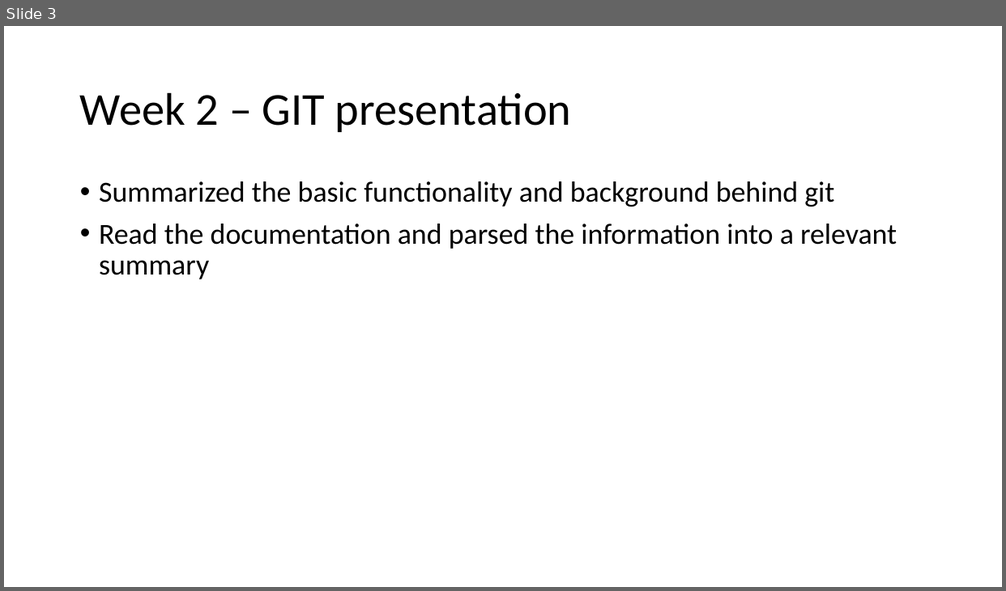
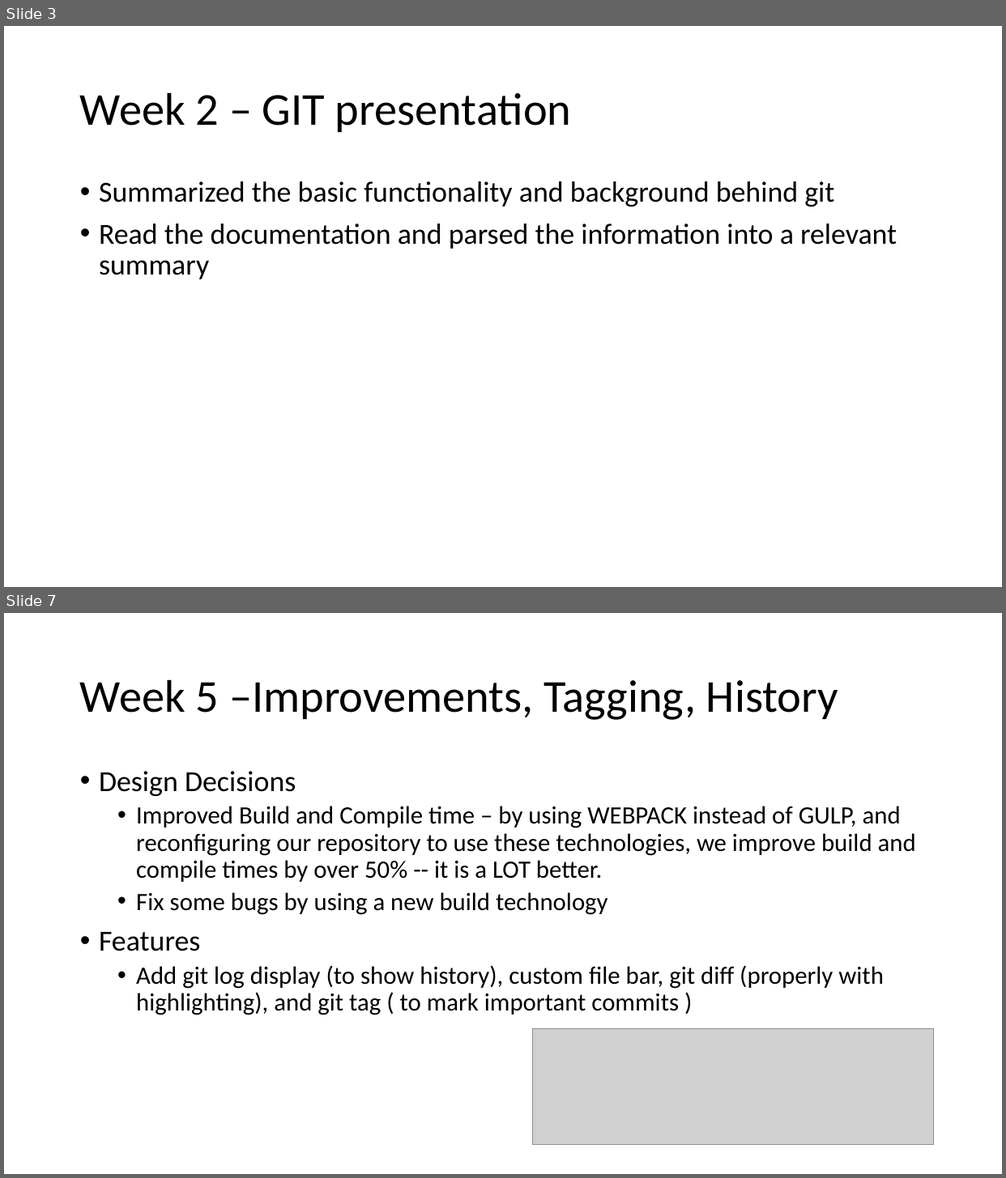
Before and after one commit to burwinliu-zz/my-jupyter-nb, a slide deck: Notes/summer2020/Summer_Summary.pptx. Shown one above the other, each under a label of ours: slide 3 before the commit, slides 3 and 7 after it; the slides between them are not shown. The pictures are 1006x591 and 1006x1178 pixels, drawn with LibreOffice and Linux fonts; fonts in the diff are those of the drawing; grey boxes stand for pictures. Boxes give left, top, right and bottom in pixels: in the first picture for what was removed or moved away, otherwise in the second. Text is boxed around its words. In the diff, an @@ line names an element or a change of style, - is before the commit and + after.

```diff
--- a/Notes/summer2020/Summer_Summary.pptx
+++ b/Notes/summer2020/Summer_Summary.pptx
@@ slide 7 added at box(4, 613, 1002, 1174), background #FFFFFF @@
@@ title added at box(80, 679, 838, 720), 44 pt, text #000000 @@
+Week 5 –Improvements, Tagging, History
@@ text added at box(99, 771, 916, 1016), 24 pt, text #000000 @@
+• Design Decisions
+  • Improved Build and Compile time – by using WEBPACK instead of GULP, and reconfiguring our repository to use these technologies, we improve build and compile times by over 50% -- it is a LOT better.
+  • Fix some bugs by using a new build technology
+• Features
+  • Add git log display (to show history), custom file bar, git diff (properly with highlighting), and git tag ( to mark important commits )
@@ picture added at box(533, 1029, 934, 1144) @@
```
Also in this commit, not shown: 1 slide changed, 4 other slides added, 37 other files.
